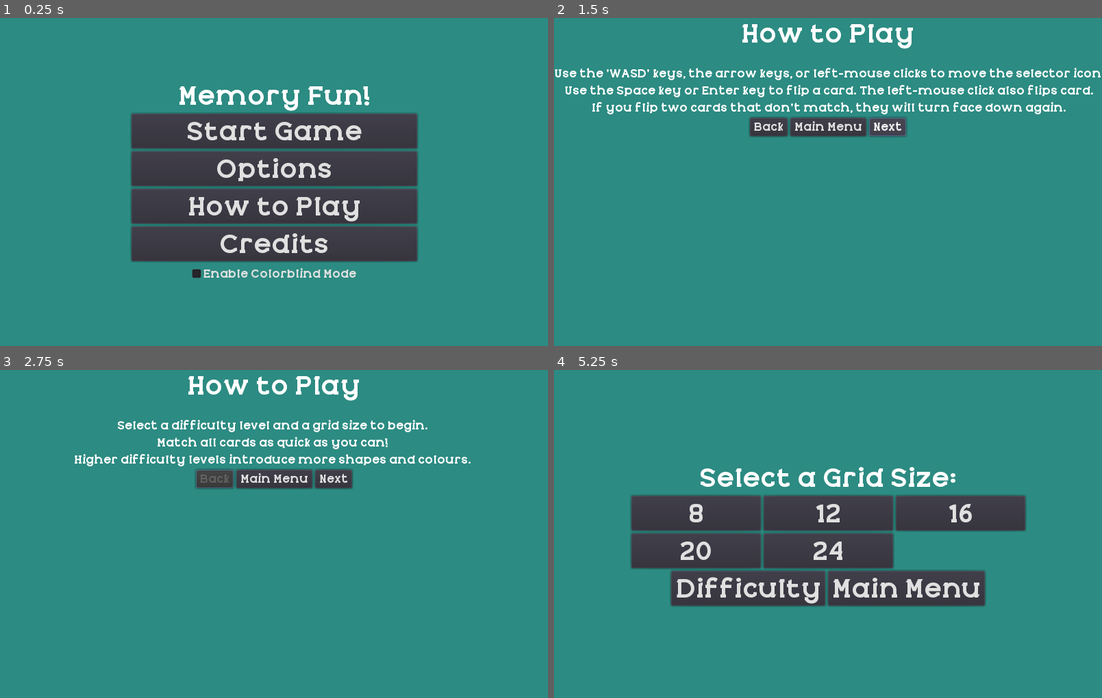
Above: before the commit, frames 1-4 (two rows, left to right).
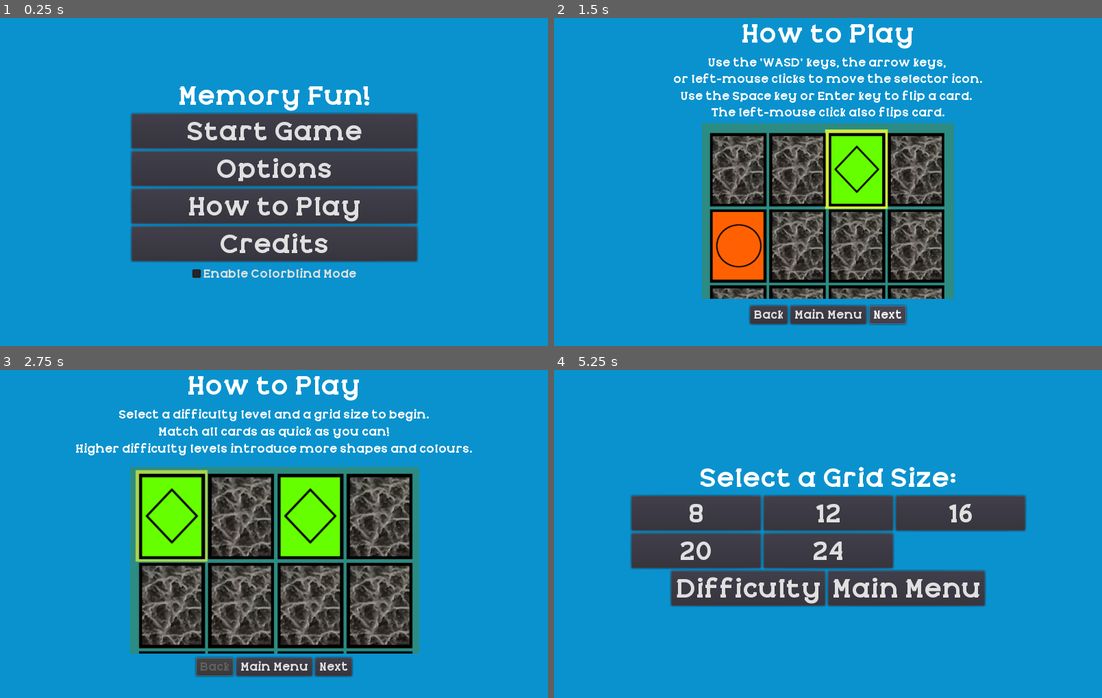
Above: after the commit, the same moments.

Repository: KapFlagon/Memory-Fun
Game: Godot game, scene res://src/screens/StartScreen.tscn
The game is run twice, just before and just after one commit, with the same random seed, the same clock (stepped at 60 frames per second) and the same inputs.
Inputs:
- Up to frame 1 (0.25 s): no input
- Up to frame 2 (1.5 s): click "How to Play" at 0.5 s; click "Next" at 1.25 s
- Up to frame 3 (2.75 s): click "Back" at 2 s
- Up to frame 4 (5.25 s): click "Next" at 2.75 s; click "Main Menu" at 3.5 s; click "Start Game" at 4.25 s; click "Easy" at 5 s

The runs differ from the first frame. In frame 1, 77% of the frame differs, in the area x 0-100%, y 0-100%; in frame 2, 96%; in frame 3, 96%; in frame 4, 80%.

Commit message:
Finished 'How To Play' instructions.

Diff:
--- /dev/null
+++ b/config.cfg
@@ -0,0 +1,11 @@
+[gameplay]
+
+colourblind=false
+background_colour=Color( 0.0392157, 0.572549, 0.807843, 1 )
+
+[audio]
+
+music_on=true
+music_vol=0
+sfx_on=true
+sfx_vol=0
--- /dev/null
+++ b/src/entities/scenelessScripts/ScoreManager.gd
@@ -0,0 +1,4 @@
+extends Node
+
+
+# three data structures, each containing a grid, each containing five best times.
--- a/src/screens/HowToPlayScreen.gd
+++ b/src/screens/HowToPlayScreen.gd
@@ -47,6 +47,8 @@
 	var img_2 = null
 	var text_3
 	var img_3 = null
+
+
 	# Page 1
 	if current_page == 1:
 		var game_start_text = "Select a difficulty level and a grid size to begin."
@@ -55,41 +57,40 @@
 		var difficulty_text = "Higher difficulty levels introduce more shapes and colours."
 		text_1 = game_start_text
 		text_2 = goal_text
-		img_2 = goal_img
 		text_3 = difficulty_text
+		get_node("Img_1").show()
+		get_node("Img_2").hide()
+		get_node("Img_3").hide()
+		get_node("Img_4").hide()
+		get_node("Img_5").hide()
 	# Page 2
 	if current_page == 2:
-		var controls_directions_text = "Use the 'WASD' keys, the arrow keys, or left-mouse clicks to move the selector icon."
-		var controls_input_text = "Use the Space key or Enter key to flip a card. The left-mouse click also flips card."
-		var failed_match_text = "If you flip two cards that don't match, they will turn face down again."
+		var controls_directions_text = "Use the 'WASD' keys, the arrow keys, \nor left-mouse clicks to move the selector icon."
+		var controls_input_text = "Use the Space key or Enter key to flip a card. \nThe left-mouse click also flips card."
+
 		var failed_match_img = load("res://assets/images/how_to/HowTo_02.png")
 		text_1 = controls_directions_text
 		text_2 = controls_input_text
-		text_3 = failed_match_text
-		img_3 = failed_match_img
+		text_3 = ""
+		get_node("Img_1").hide()
+		get_node("Img_2").show()
+		get_node("Img_3").hide()
+		get_node("Img_4").hide()
+		get_node("Img_5").hide()
 	# Page 3
 	if current_page == 3:
-		var colourblind_off_text = "When colourblind mode is disabled, cards have a shape and a colour which must be matched."
-		var colourblind_off_img = load("res://assets/images/how_to/HowTo_03.png")
-		var colourblind_on_text = "When colourblind mode is enabled, cards have no colours and instead use additional background shapes."
-		var colourblind_on_img = load("res://assets/images/how_to/HowTo_04.png")
-		var timer_text = "You can see your time at the bottom of the screen. It will be your score."
-		var timer_img = load("res://assets/images/how_to/HowTo_05.png")
-		text_1 = colourblind_off_text
-		img_1 = colourblind_off_img
-		text_2 = colourblind_on_text
-		img_2 = colourblind_on_img
+		var failed_match_text = "If you flip two cards that don't match, \nthey will turn face down again.\n"
+		var colourblind_text = "Colourblind mode disabled: \nCards have a shape and a colour which must be matched.\n\n\nColourblind mode enabled: \nWhite cards use additional background shapes.\n\n"
+		var timer_text = "You can see your time at the bottom of the screen. \nIt will be your score."
+		text_1 = failed_match_text
+		text_2 = colourblind_text
 		text_3 = timer_text
-		img_3 = timer_img
+		get_node("Img_1").hide()
+		get_node("Img_2").hide()
+		get_node("Img_3").show()
+		get_node("Img_4").show()
+		get_node("Img_5").show()
 
-	get_node("VBoxContainer/HBox_1/Txt_1").set_text(text_1)
-	get_node("VBoxContainer/HBox_2/Txt_2").set_text(text_2)
-	get_node("VBoxContainer/HBox_3/Txt_3").set_text(text_3)
-
-	if img_1 != null:
-		pass
-
-	if img_2 != null:
-		pass
-	if img_3 != null:
-		pass
+	get_node("VBoxContainer/Txt_1").set_text(text_1)
+	get_node("VBoxContainer/Txt_2").set_text(text_2)
+	get_node("VBoxContainer/Txt_3").set_text(text_3)
--- a/src/screens/HowToPlayScreen.tscn
+++ b/src/screens/HowToPlayScreen.tscn
@@ -1,13 +1,19 @@
-[gd_scene load_steps=4 format=2]
+[gd_scene load_steps=9 format=2]
 
-[ext_resource path="res://src/screens/HowToPlayScreen.gd" type="Script" id=1]
-[ext_resource path="res://src/themes/Theme_01.tres" type="Theme" id=2]
-[ext_resource path="res://src/themes/Theme_01_small.tres" type="Theme" id=3]
+[ext_resource path="res://src/themes/Theme_01.tres" type="Theme" id=1]
+[ext_resource path="res://src/themes/Theme_01_small.tres" type="Theme" id=2]
+[ext_resource path="res://src/screens/HowToPlayScreen.gd" type="Script" id=3]
+[ext_resource path="res://assets/images/how_to/HowTo_02.png" type="Texture" id=4]
+[ext_resource path="res://assets/images/how_to/HowTo_04.png" type="Texture" id=5]
+[ext_resource path="res://assets/images/how_to/HowTo_01.png" type="Texture" id=6]
+[ext_resource path="res://assets/images/how_to/HowTo_03.png" type="Texture" id=7]
+[ext_resource path="res://assets/images/how_to/HowTo_05.png" type="Texture" id=8]
 
-[node name="HowToPlayScreen" type="Control"]
+[node name="HTPScreen_2" type="Control"]
 anchor_right = 1.0
 anchor_bottom = 1.0
-script = ExtResource( 1 )
+theme = ExtResource( 2 )
+script = ExtResource( 3 )
 __meta__ = {
 "_edit_use_anchors_": false
 }
@@ -33,67 +39,116 @@
 [node name="VBoxContainer" type="VBoxContainer" parent="."]
 anchor_right = 1.0
 anchor_bottom = 1.0
-margin_top = 71.0
-theme = ExtResource( 3 )
+margin_top = 55.0
+margin_bottom = -309.0
 __meta__ = {
 "_edit_use_anchors_": false
 }
 
-[node name="HBox_1" type="HBoxContainer" parent="VBoxContainer"]
+[node name="Txt_1" type="Label" parent="VBoxContainer"]
 margin_right = 800.0
 margin_bottom = 21.0
-alignment = 1
+text = "Text 1"
+align = 1
+__meta__ = {
+"_edit_use_anchors_": false
+}
 
-[node name="Txt_1" type="Label" parent="VBoxContainer/HBox_1"]
-margin_left = 398.0
-margin_right = 398.0
-margin_bottom = 21.0
-align = 1
-
-[node name="Img_1" type="TextureRect" parent="VBoxContainer/HBox_1"]
-margin_left = 402.0
-margin_right = 402.0
-margin_bottom = 21.0
-
-[node name="HBox_2" type="HBoxContainer" parent="VBoxContainer"]
+[node name="Txt_2" type="Label" parent="VBoxContainer"]
 margin_top = 25.0
 margin_right = 800.0
 margin_bottom = 46.0
-alignment = 1
+text = "Text 1"
+align = 1
+__meta__ = {
+"_edit_use_anchors_": false
+}
 
-[node name="Txt_2" type="Label" parent="VBoxContainer/HBox_2"]
-margin_left = 398.0
-margin_right = 398.0
-margin_bottom = 21.0
-align = 1
-
-[node name="Img_2" type="TextureRect" parent="VBoxContainer/HBox_2"]
-margin_left = 402.0
-margin_right = 402.0
-margin_bottom = 21.0
-
-[node name="HBox_3" type="HBoxContainer" parent="VBoxContainer"]
+[node name="Txt_3" type="Label" parent="VBoxContainer"]
 margin_top = 50.0
 margin_right = 800.0
 margin_bottom = 71.0
-alignment = 1
+text = "Text 1"
+align = 1
+__meta__ = {
+"_edit_use_anchors_": false
+}
 
-[node name="Txt_3" type="Label" parent="VBoxContainer/HBox_3"]
-margin_left = 398.0
-margin_right = 398.0
-margin_bottom = 21.0
-align = 1
+[node name="Img_1" type="TextureRect" parent="."]
+anchor_top = 1.0
+anchor_right = 1.0
+anchor_bottom = 1.0
+margin_left = 190.0
+margin_top = -338.0
+margin_right = -7.0
+margin_bottom = 52.0
+rect_scale = Vector2( 0.7, 0.7 )
+texture = ExtResource( 6 )
+__meta__ = {
+"_edit_use_anchors_": false
+}
 
-[node name="Img_3" type="TextureRect" parent="VBoxContainer/HBox_3"]
-margin_left = 402.0
-margin_right = 402.0
-margin_bottom = 21.0
+[node name="Img_2" type="TextureRect" parent="."]
+anchor_top = 1.0
+anchor_right = 1.0
+anchor_bottom = 1.0
+margin_left = 216.0
+margin_top = -325.757
+margin_right = 30.0
+margin_bottom = 102.243
+rect_scale = Vector2( 0.6, 0.6 )
+texture = ExtResource( 4 )
+__meta__ = {
+"_edit_use_anchors_": false
+}
+
+[node name="Img_3" type="TextureRect" parent="."]
+anchor_top = 1.0
+anchor_right = 1.0
+anchor_bottom = 1.0
+margin_left = 692.131
+margin_top = -385.802
+margin_right = 51.131
+margin_bottom = -181.802
+rect_scale = Vector2( 0.4, 0.4 )
+texture = ExtResource( 7 )
+__meta__ = {
+"_edit_use_anchors_": false
+}
+
+[node name="Img_4" type="TextureRect" parent="."]
+anchor_top = 1.0
+anchor_right = 1.0
+anchor_bottom = 1.0
+margin_left = 692.131
+margin_top = -282.202
+margin_right = 44.131
+margin_bottom = -91.2015
+rect_scale = Vector2( 0.4, 0.4 )
+texture = ExtResource( 5 )
+__meta__ = {
+"_edit_use_anchors_": false
+}
+
+[node name="Img_5" type="TextureRect" parent="."]
+anchor_top = 1.0
+anchor_right = 1.0
+anchor_bottom = 1.0
+margin_left = 321.448
+margin_top = -101.504
+margin_right = -203.552
+margin_bottom = -53.5039
+rect_scale = Vector2( 0.6, 0.6 )
+texture = ExtResource( 8 )
+__meta__ = {
+"_edit_use_anchors_": false
+}
 
 [node name="HBox_Buttons" type="HBoxContainer" parent="."]
-margin_top = 146.0
+margin_top = 421.0
 margin_right = 800.0
-margin_bottom = 173.0
-theme = ExtResource( 3 )
+margin_bottom = 448.0
+theme = ExtResource( 2 )
 alignment = 1
 __meta__ = {
 "_edit_use_anchors_": false
Not shown: 1 places in src/screens/HowToPlayScreen.tscn that only renumber resources
